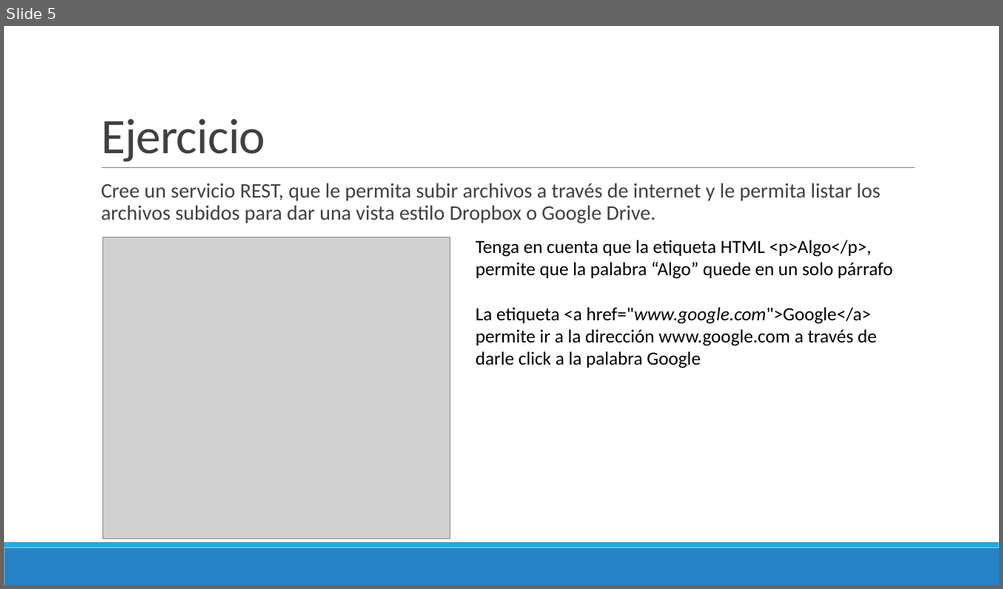
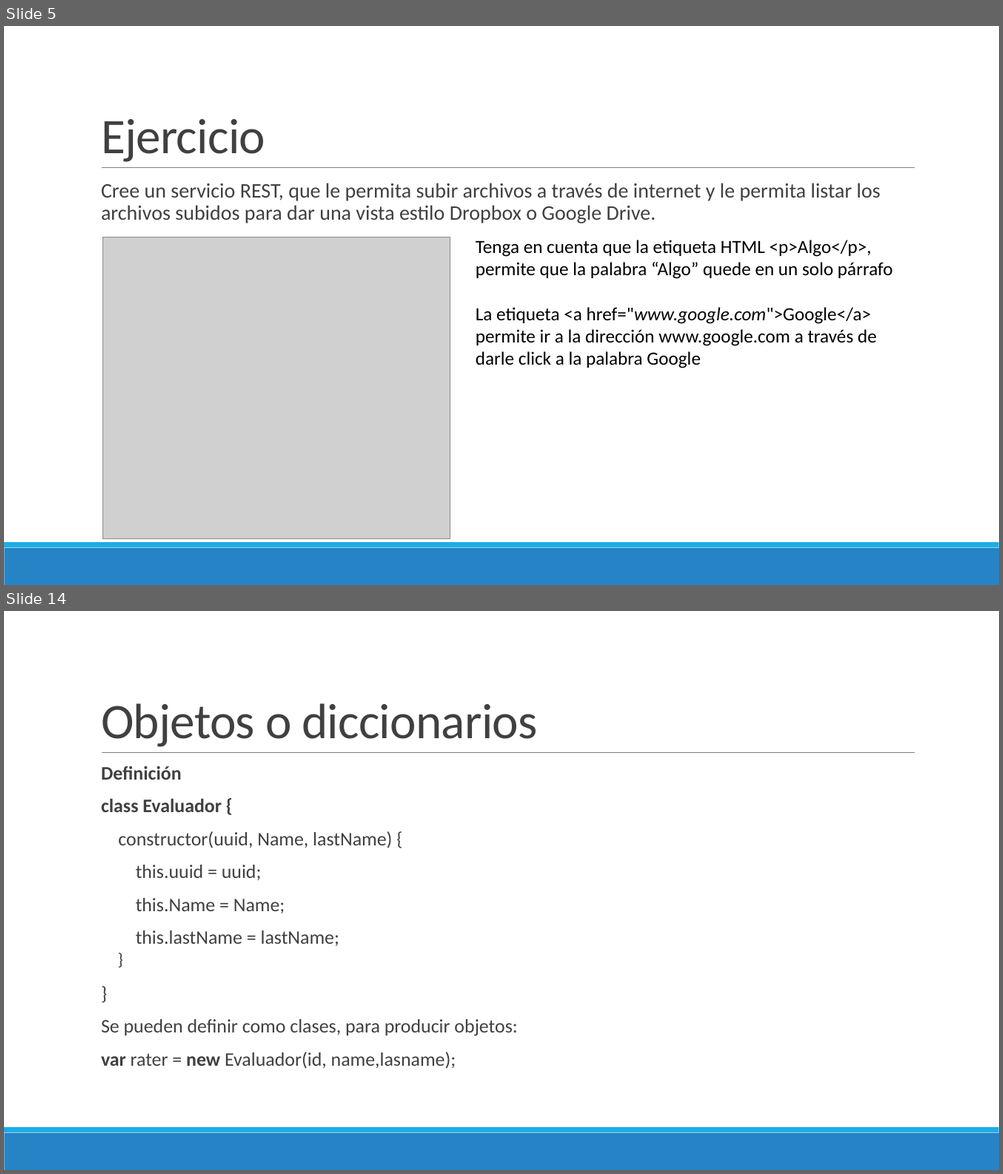
Before and after one commit to Domiciano/ProgramacionEnRed191, a slide deck: Semana 15/Presentación.pptx. Shown one above the other, each under a label of ours: slide 5 before the commit, slides 5 and 14 after it; the slides between them are not shown. The pictures are 1003x589 and 1003x1174 pixels, drawn with LibreOffice and Linux fonts; fonts in the diff are those of the drawing; grey boxes stand for pictures. Boxes give left, top, right and bottom in pixels: in the first picture for what was removed or moved away, otherwise in the second. Text is boxed around its words. In the diff, an @@ line names an element or a change of style, - is before the commit and + after.

```diff
--- a/Semana 15/Presentación.pptx
+++ b/Semana 15/Presentación.pptx
@@ slide 14 added at (4, 611, 999, 1170), background #FFFFFF; not listed: 3 template elements that a slide beside it also shows @@
@@ title added at (101, 703, 538, 747), 48 pt, text #404040 @@
+Objetos o diccionarios
@@ text added at (101, 766, 517, 1069), 18.5 pt, text #404040 @@
+  Definición
+  class Evaluador {
+  constructor(uuid, Name, lastName) {
+  this.uuid = uuid;
+  this.Name = Name;
+  this.lastName = lastName;
+  }
+  }
+  Se pueden definir como clases, para producir objetos:
+  var rater = new Evaluador(id, name,lasname);
```
Also in this commit, not shown: 12 other slides added.
